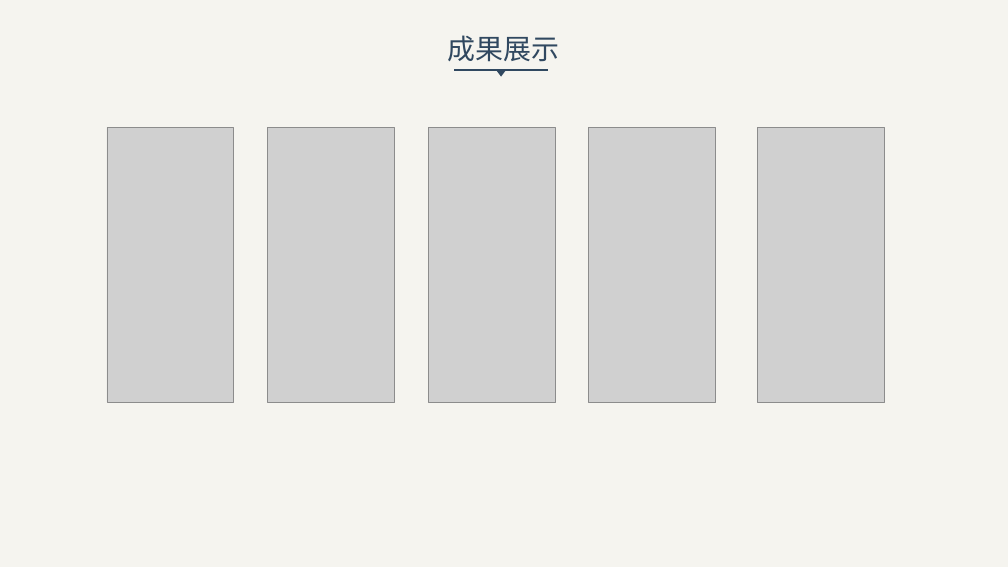
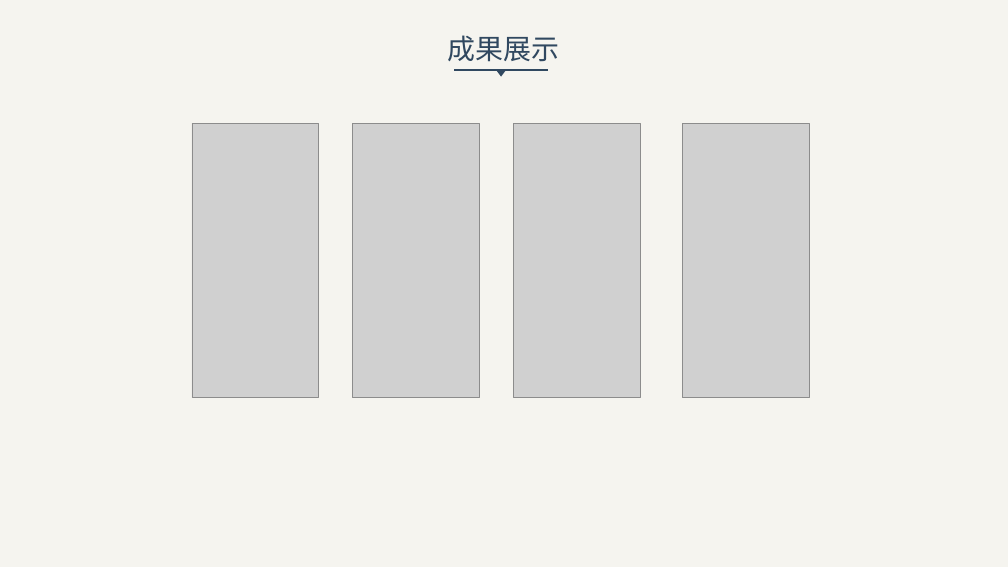
Before and after one commit to upmuwei/document, a slide deck: slide 19 of 我的毕设/20162430211-李伟-毕业答辩.pptx (slide 18 before the commit). Drawn at 1008x567 pixels with LibreOffice and Linux fonts; fonts in the diff are those of the drawing; grey boxes stand for pictures. Boxes give left, top, right and bottom in pixels: in the first picture for what was removed or moved away, otherwise in the second. Text is boxed around its words. In the diff, an @@ line names an element or a change of style, - is before the commit and + after.

```diff
--- a/我的毕设/20162430211-李伟-毕业答辩.pptx
+++ b/我的毕设/20162430211-李伟-毕业答辩.pptx
@@ picture removed at (x1=107, y1=127, x2=234, y2=402) @@
@@ 4 pictures moved together from (x1=268, y1=127, x2=885, y2=402) to (x1=192, y1=123, x2=809, y2=398) @@
```
Also in this commit, not shown: 1 other slide changed, 1 slide added, 16 other files.
